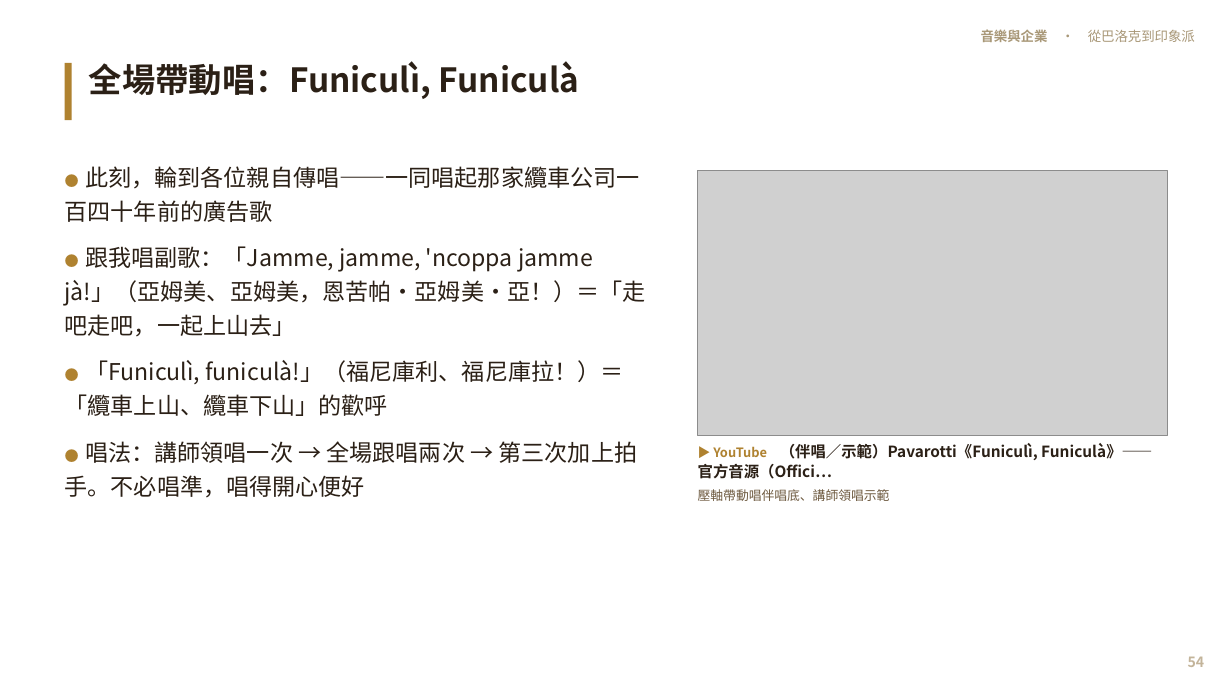
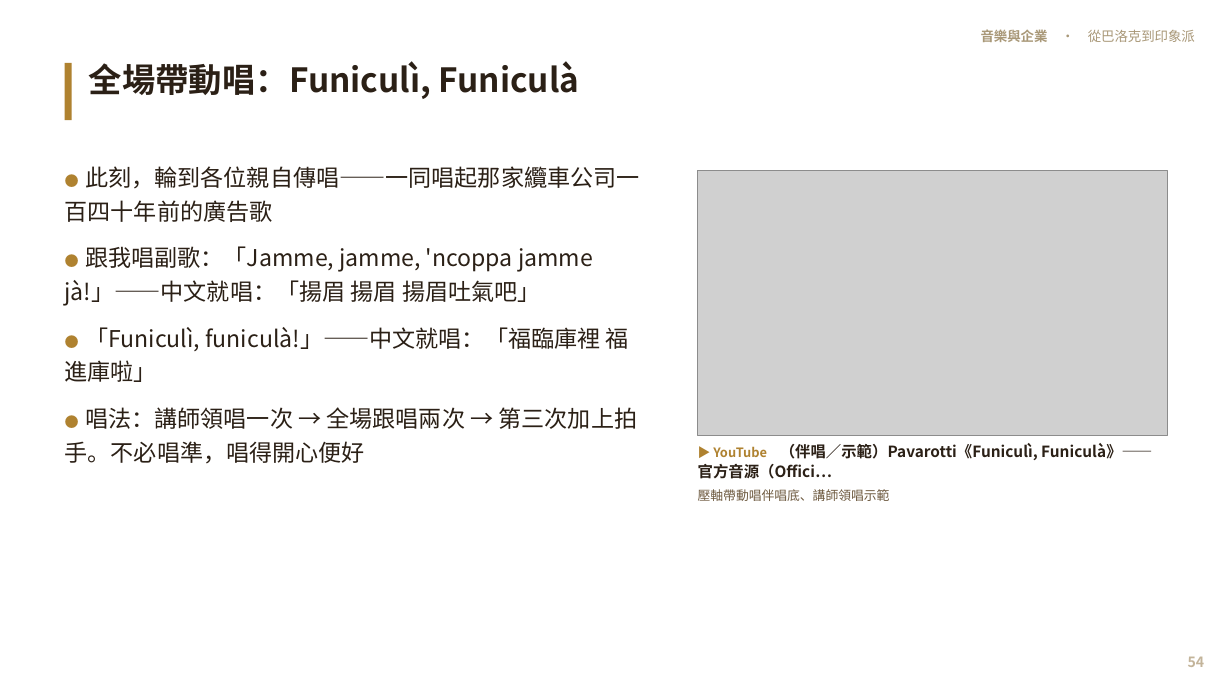
Before and after one commit to kblab2024/music-business-lecture, a slide deck: slide 54 of docs/downloads/音樂與企業-投影片.pptx. Drawn at 1232x693 pixels with LibreOffice and Linux fonts; fonts in the diff are those of the drawing; grey boxes stand for pictures. Boxes give left, top, right and bottom in pixels: in the first picture for what was removed or moved away, otherwise in the second. Text is boxed around its words. In the diff, an @@ line names an element or a change of style, - is before the commit and + after.

```diff
--- a/docs/downloads/音樂與企業-投影片.pptx
+++ b/docs/downloads/音樂與企業-投影片.pptx
@@ text at <box>65,246,629,382</box>: text changed @@
-● 跟我唱副歌：「Jamme, jamme, 'ncoppa jamme jà!」（亞姆美、亞姆美，恩苦帕・亞姆美・亞！）＝「走吧走吧，一起上山去」
-● 「Funiculì, funiculà!」（福尼庫利、福尼庫拉！）＝「纜車上山、纜車下山」的歡呼
+● 跟我唱副歌：「Jamme, jamme, 'ncoppa jamme jà!」——中文就唱：「揚眉 揚眉 揚眉吐氣吧」
+● 「Funiculì, funiculà!」——中文就唱：「福臨庫裡 福進庫啦」
```
Also in this commit, not shown: 7 other files.
